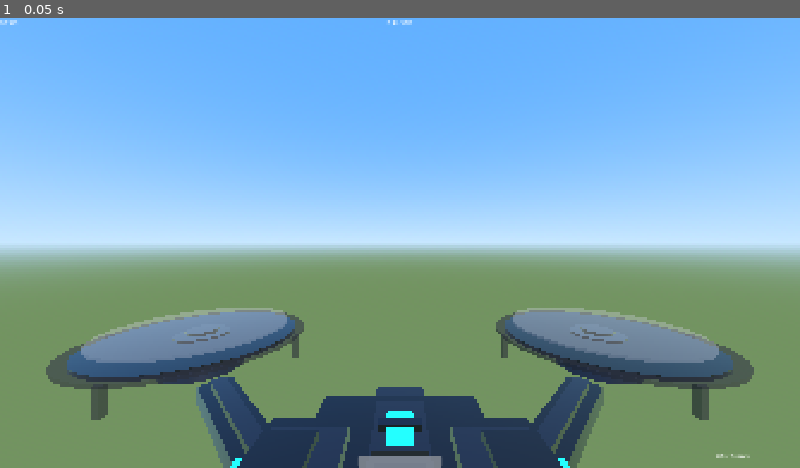
Above: before the commit, frame 1.
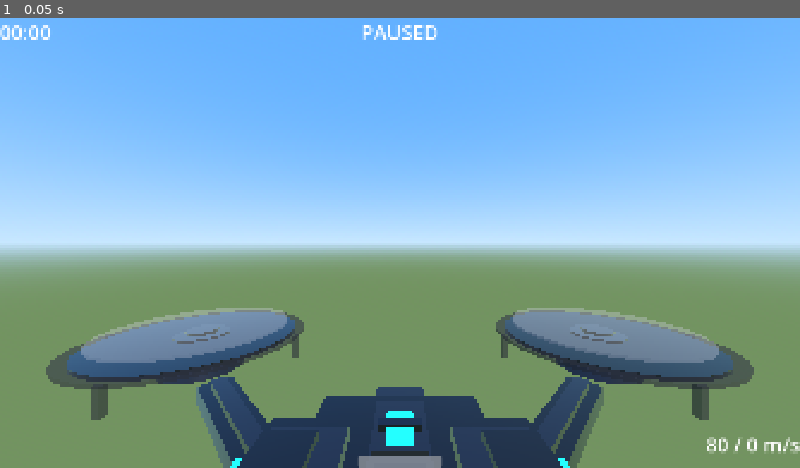
Above: after the commit, the same moment.

Repository: patakuti/vfpv
Game: Godot game, scene res://scenes/main.tscn
Same seed, same stepped clock (60 frames per second), same inputs: the game is played once before the commit and once after it.
Inputs:
- Up to frame 1 (0.05 s): no input

The runs differ from the first frame. In frame 1, 0.5% of the frame differs, in the area x 0-100%, y 0-98%.

Commit message:
Increase HUD label font sizes to 3x default
Set font_size to 48px (3x the default 16px) for SpeedLabel,
TimeLabel, and StatusLabel. Adjust label rects accordingly.
Add right-alignment to SpeedLabel for proper bottom-right anchoring.

Co-Authored-By: Claude Sonnet 4.6 <noreply@anthropic.com>

Diff:
--- a/scenes/main.tscn
+++ b/scenes/main.tscn
@@ -178,26 +178,30 @@
 anchor_top = 1.0
 anchor_right = 1.0
 anchor_bottom = 1.0
-offset_left = -200.0
-offset_top = -40.0
+offset_left = -600.0
+offset_top = -90.0
 grow_horizontal = 0
 grow_vertical = 0
+theme_override_font_sizes/font_size = 48
+horizontal_alignment = 2
 text = "0 / 0 m/s"
 
 [node name="TimeLabel" type="Label" parent="HUD"]
 anchors_preset = 0
-offset_right = 150.0
-offset_bottom = 30.0
+offset_right = 200.0
+offset_bottom = 70.0
+theme_override_font_sizes/font_size = 48
 text = "00:00"
 
 [node name="StatusLabel" type="Label" parent="HUD"]
 anchors_preset = 5
 anchor_left = 0.5
 anchor_right = 0.5
-offset_left = -150.0
-offset_right = 150.0
-offset_bottom = 30.0
+offset_left = -450.0
+offset_right = 450.0
+offset_bottom = 90.0
 horizontal_alignment = 1
+theme_override_font_sizes/font_size = 48
 text = ""
 
 [node name="BoostBar" type="ProgressBar" parent="HUD"]
